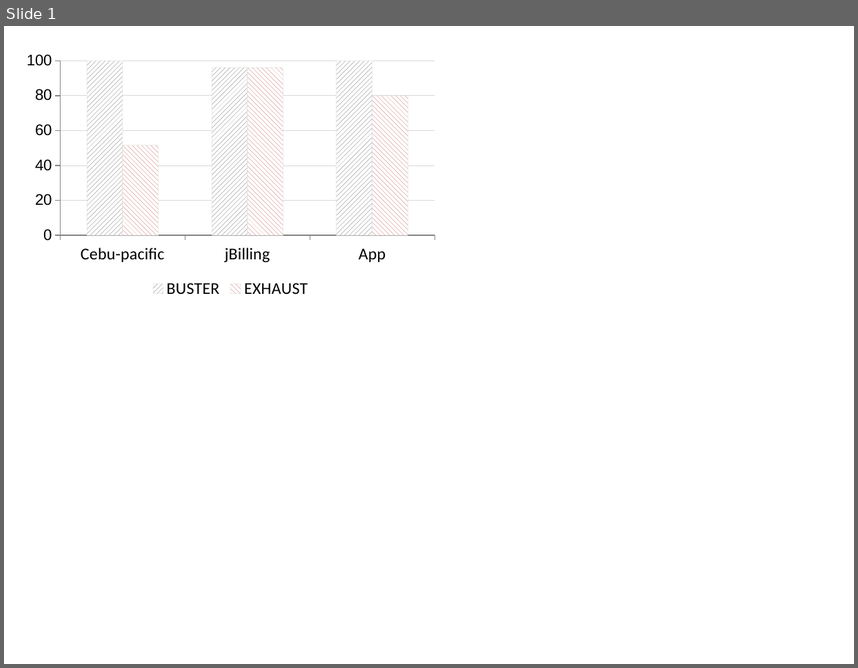
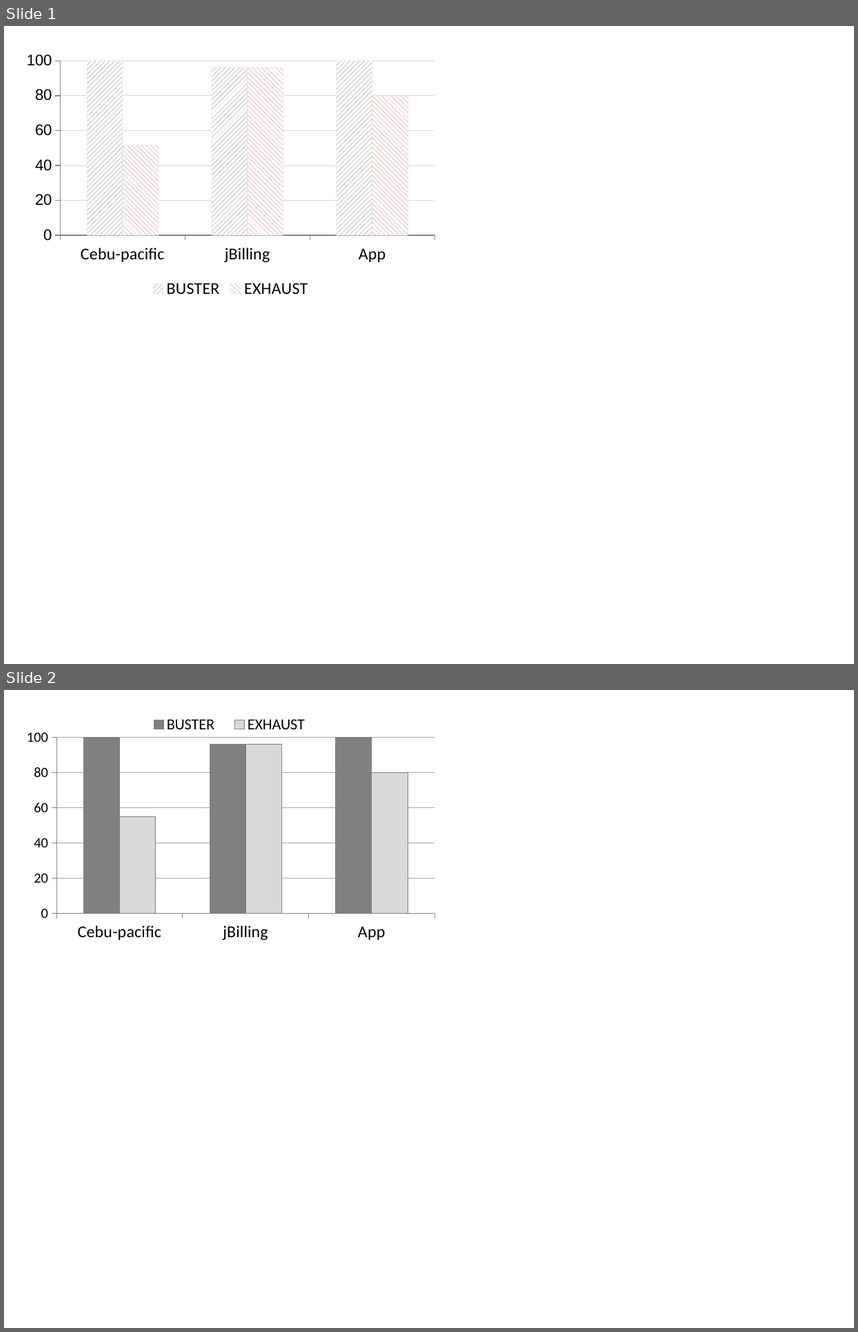
Before and after one commit to simonhj/test-generation-paper, a slide deck: figs/Chart.pptx. Shown one above the other, each under a label of ours: slide 1 before the commit, slides 1 and 2 after it. The pictures are 858x668 and 858x1332 pixels, drawn with LibreOffice and Linux fonts; fonts in the diff are those of the drawing. Boxes give left, top, right and bottom in pixels: in the first picture for what was removed or moved away, otherwise in the second. Text is boxed around its words. In the diff, an @@ line names an element or a change of style, - is before the commit and + after.

```diff
--- a/figs/Chart.pptx
+++ b/figs/Chart.pptx
@@ slide 2 added at (4, 690, 854, 1328), background #FFFFFF @@
@@ column chart added at (18, 693, 444, 947) @@
+categories: Cebu-pacific, jBilling, App
+BUSTER: 100, 96, 100
+EXHAUST: 55, 96, 80
```
Also in this commit, not shown: 3 other files.
